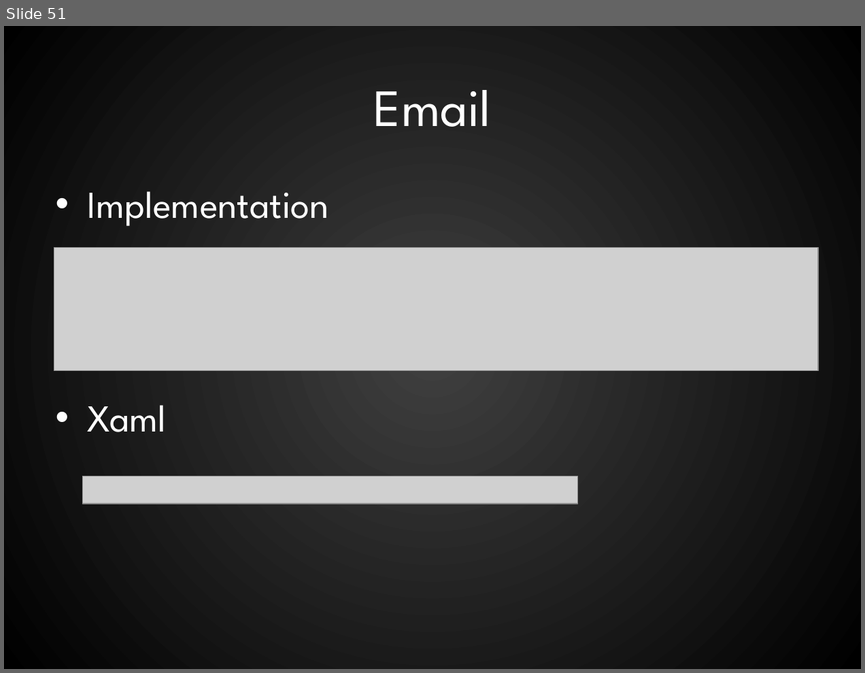
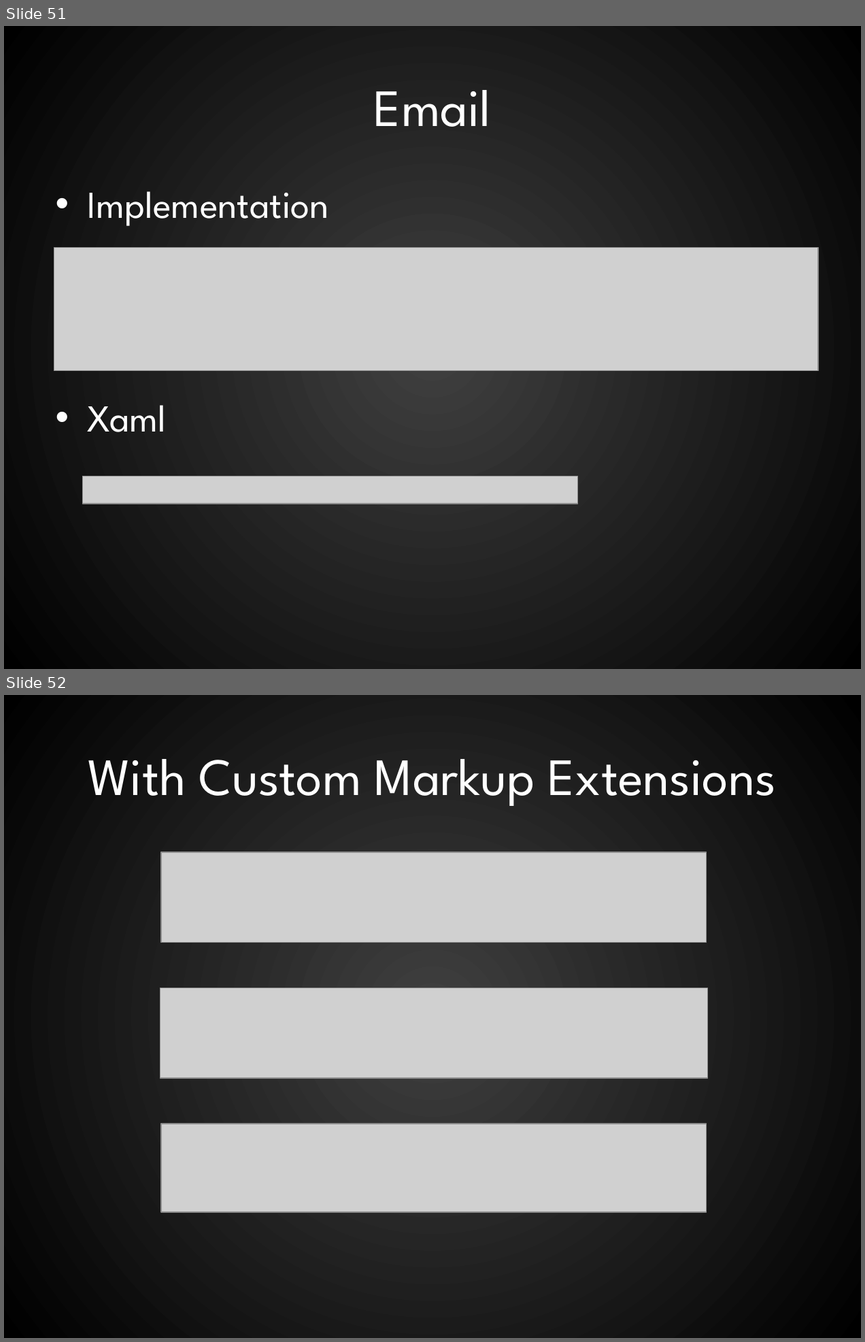
Before and after one commit to RookieOne/WPF-Input-Validation, a slide deck: WPF Validation.pptx. Shown one above the other, each under a label of ours: slide 51 before the commit, slides 51 and 52 after it. The pictures are 865x673 and 865x1342 pixels, drawn with LibreOffice and Linux fonts; fonts in the diff are those of the drawing; grey boxes stand for pictures. Boxes give left, top, right and bottom in pixels: in the first picture for what was removed or moved away, otherwise in the second. Text is boxed around its words. In the diff, an @@ line names an element or a change of style, - is before the commit and + after.

```diff
--- a/WPF Validation.pptx
+++ b/WPF Validation.pptx
@@ slide 52 added at <box>4,695,861,1338</box>, background gradient #404040 to #000000 @@
@@ title added at <box>88,759,776,806</box>, 44 pt, text #FFFFFF @@
+With Custom Markup Extensions
@@ picture added at <box>161,852,706,942</box> @@
@@ picture added at <box>160,988,707,1078</box> @@
@@ picture added at <box>161,1123,706,1212</box> @@
```
Also in this commit, not shown: 12 slides changed, 3 other slides added.
